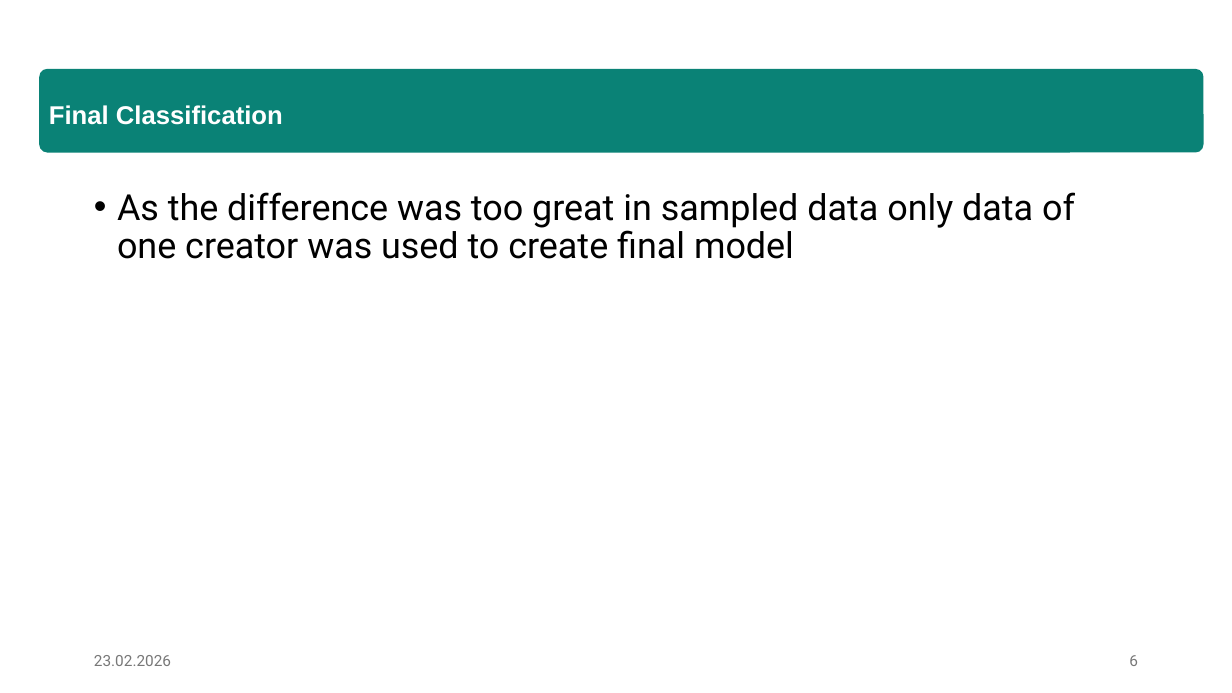
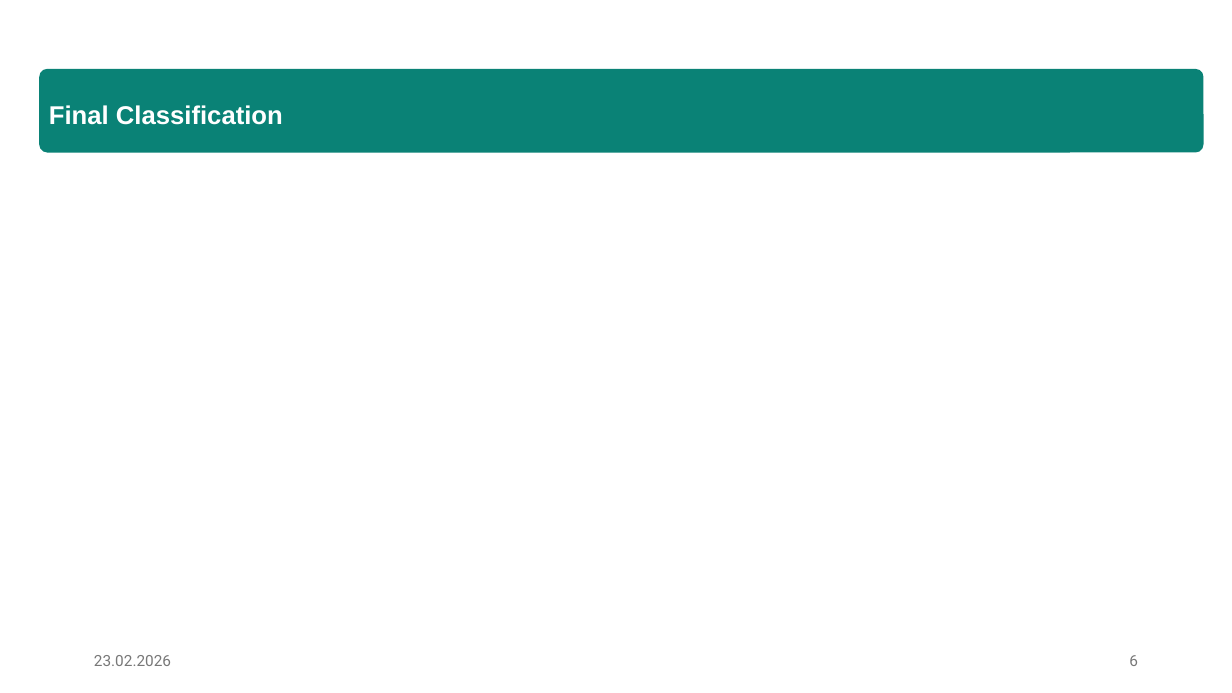
Before and after one commit to e12413440/micropython-hands-on-course, a slide deck: slide 6 of report/Präsentation.pptx. Drawn at 1232x693 pixels with LibreOffice and Linux fonts; fonts in the diff are those of the drawing. Boxes give left, top, right and bottom in pixels: in the first picture for what was removed or moved away, otherwise in the second. Text is boxed around its words. In the diff, an @@ line names an element or a change of style, - is before the commit and + after.

```diff
--- a/report/Präsentation.pptx
+++ b/report/Präsentation.pptx
@@ text removed at (117,192,1075,259) @@
-• As the difference was too great in sampled data only data of one creator was used to create final model
```
Also in this commit, not shown: 7 other slides changed, 4 slides added.
